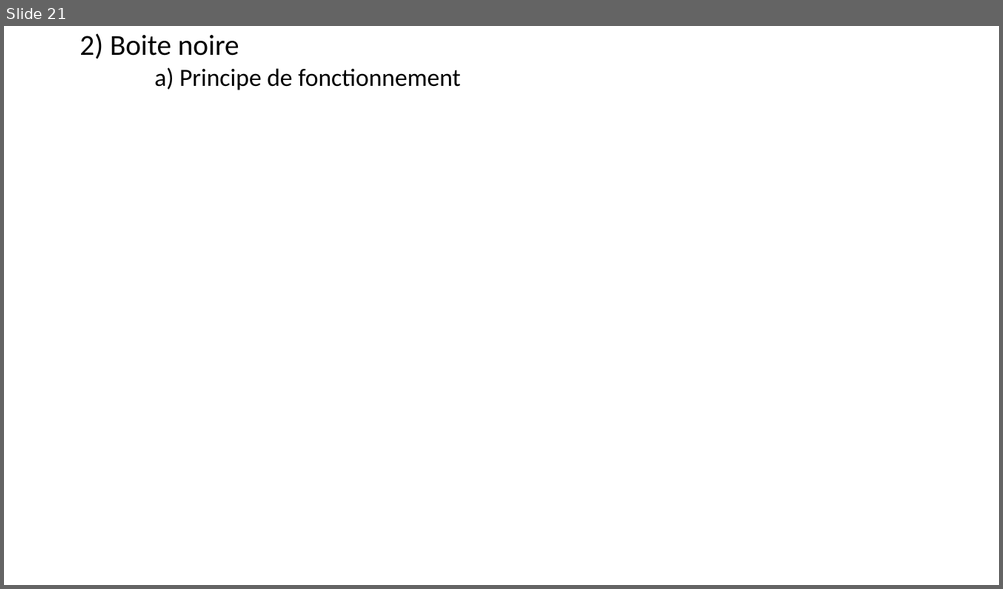
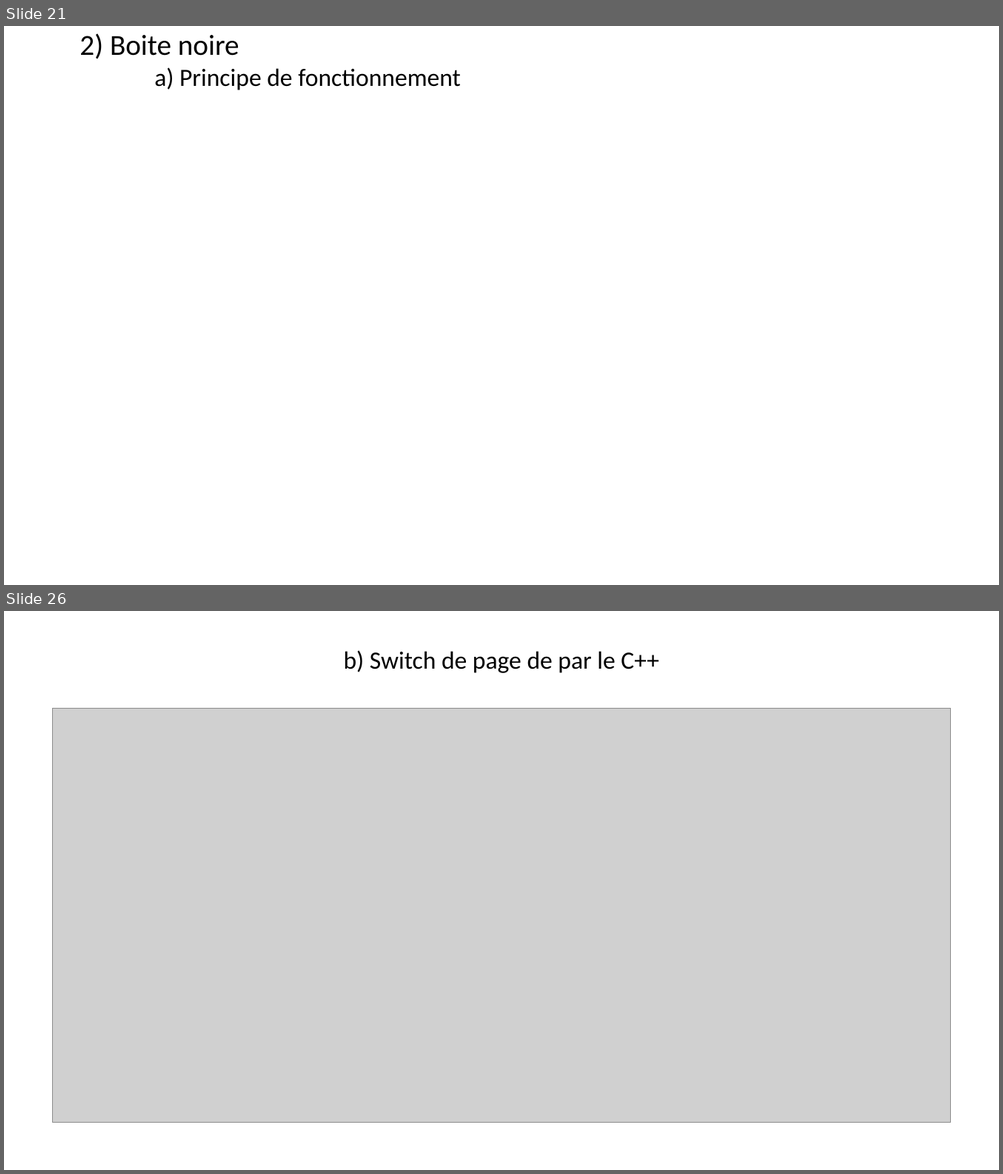
Before and after one commit to Maja2308/Projet_Cross, a slide deck: Diagrammes Communs/Presentation_Revue0.pptx. Shown one above the other, each under a label of ours: slide 21 before the commit, slides 21 and 26 after it; the slides between them are not shown. The pictures are 1003x589 and 1003x1174 pixels, drawn with LibreOffice and Linux fonts; fonts in the diff are those of the drawing; grey boxes stand for pictures. Boxes give left, top, right and bottom in pixels: in the first picture for what was removed or moved away, otherwise in the second. Text is boxed around its words. In the diff, an @@ line names an element or a change of style, - is before the commit and + after.

```diff
--- a/Diagrammes Communs/Presentation_Revue0.pptx
+++ b/Diagrammes Communs/Presentation_Revue0.pptx
@@ slide 26 added at [4, 611, 999, 1170], background #FFFFFF @@
@@ title added at [344, 650, 659, 673], 24 pt, text #000000 @@
+b) Switch de page de par le C++
@@ picture added at [53, 709, 950, 1123] @@
```
Also in this commit, not shown: 2 slides changed, 5 other slides added, 1 slide removed, 3 other files.
